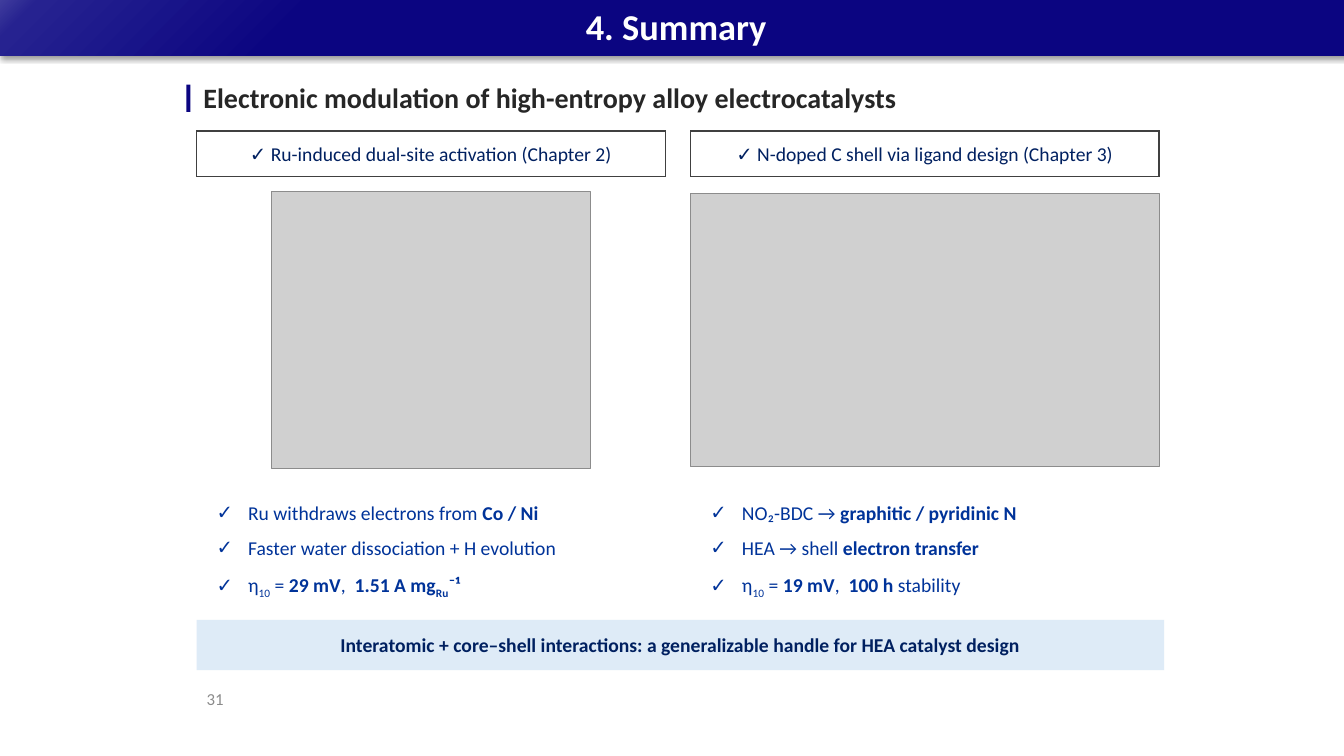
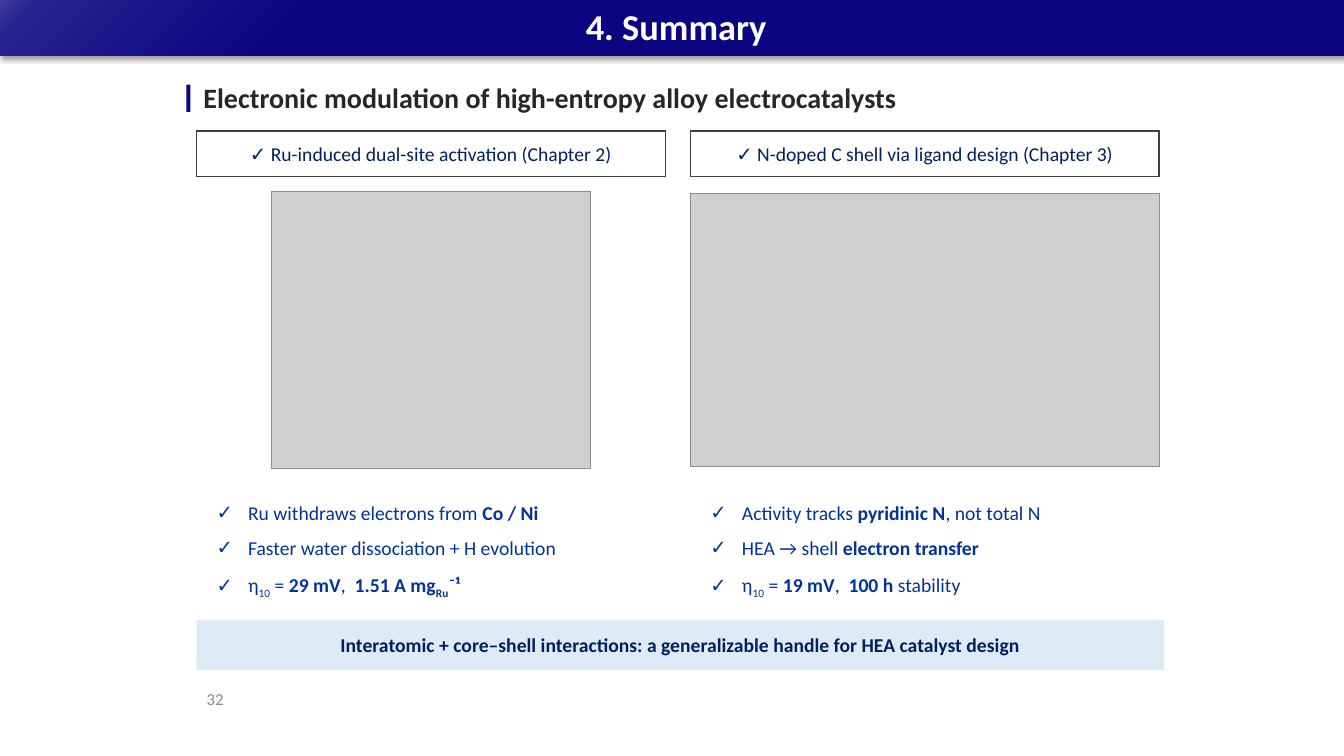
Before and after one commit to limsj0204/letter, a slide deck: slide 32 of 학위논문_디펜스_발표자료.pptx (slide 31 before the commit). Drawn at 1344x756 pixels with LibreOffice and Linux fonts; fonts in the diff are those of the drawing; grey boxes stand for pictures. Boxes give left, top, right and bottom in pixels: in the first picture for what was removed or moved away, otherwise in the second. Text is boxed around its words. In the diff, an @@ line names an element or a change of style, - is before the commit and + after.

```diff
--- a/학위논문_디펜스_발표자료.pptx
+++ b/학위논문_디펜스_발표자료.pptx
@@ text at (742, 506, 1041, 523): text changed; bold off @@
-✓ NO₂-BDC → graphitic / pyridinic N
+✓ Activity tracks pyridinic N, not total N
@@ page number at (207, 694, 224, 705): text changed @@
-31
+32
```
Also in this commit, not shown: 2 other slides changed, 1 slide added, 1 other file.
